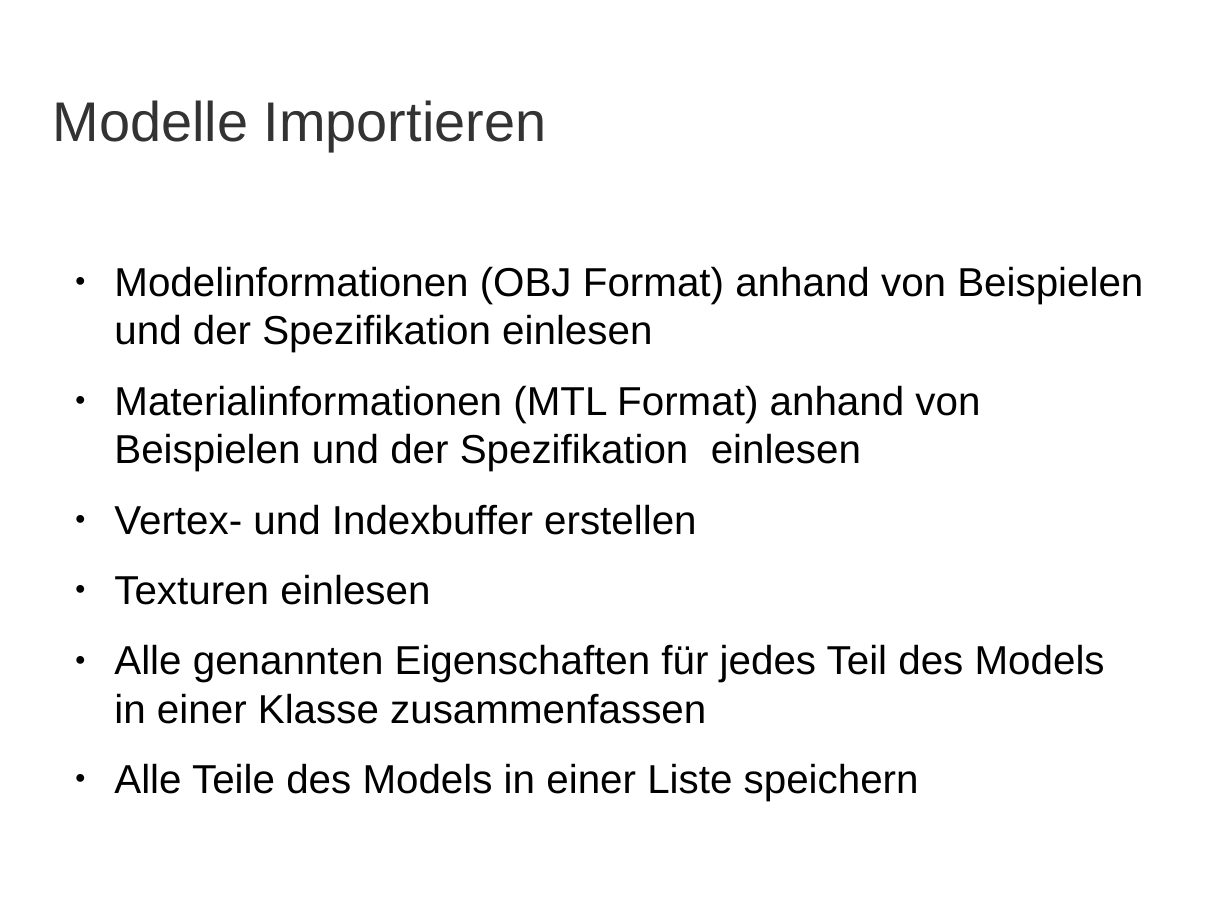
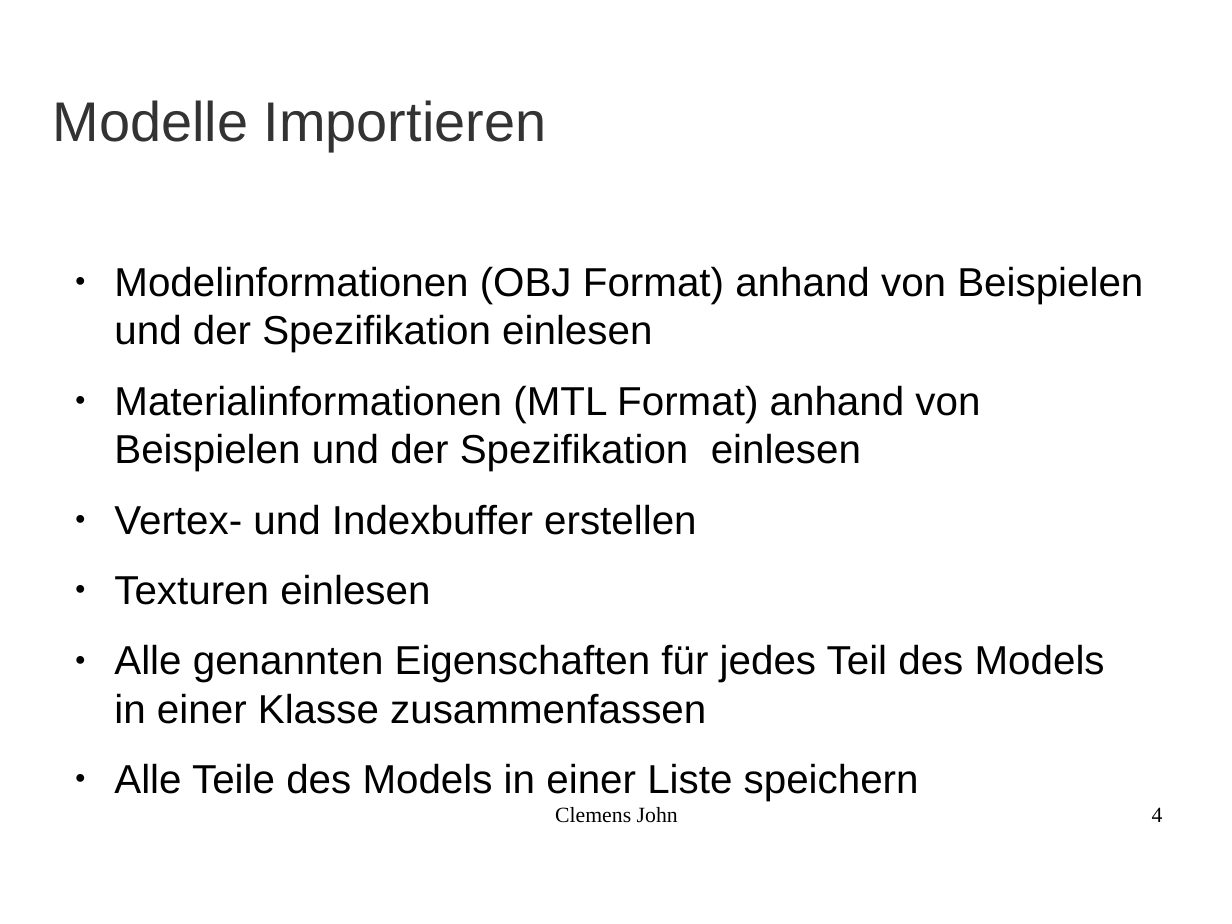
Before and after one commit to cgPrak12/Praktikum, a slide deck: slide 4 of praesentation/praesentation.odp (slide 3 before the commit). Drawn at 1232x924 pixels with LibreOffice and Linux fonts; fonts in the diff are those of the drawing; background and template pictures are left out. Boxes give left, top, right and bottom in pixels: in the first picture for what was removed or moved away, otherwise in the second. Text is boxed around its words. In the diff, an @@ line names an element or a change of style, - is before the commit and + after.

```diff
--- a/praesentation/praesentation.odp
+++ b/praesentation/praesentation.odp
@@ text added at [555,807,678,823], 14 pt, text #000000 @@
+Clemens John
@@ page number added at [1152,807,1163,822], 14 pt, text #000000 @@
+4
```
Also in this commit, not shown: 8 other slides changed, 1 slide added, 1 other file.
